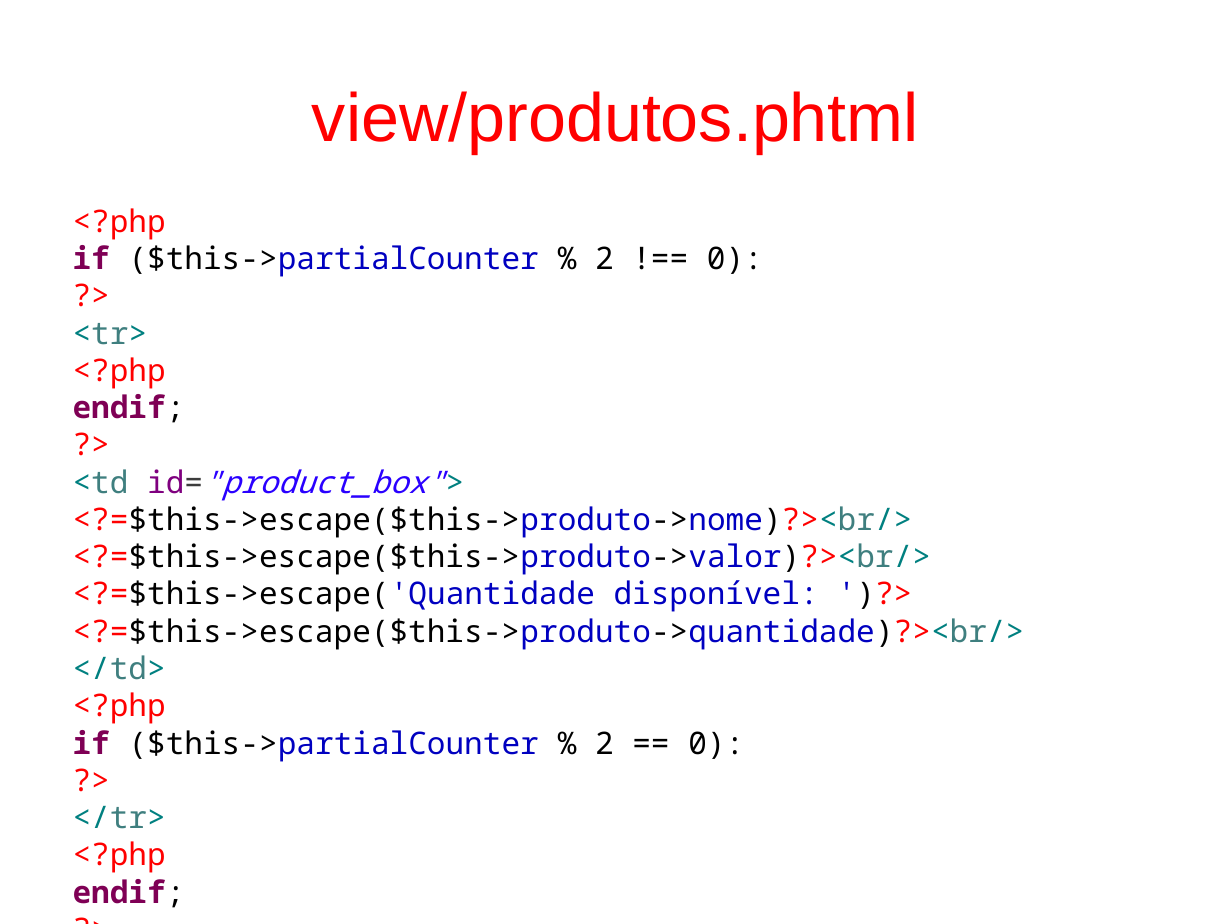
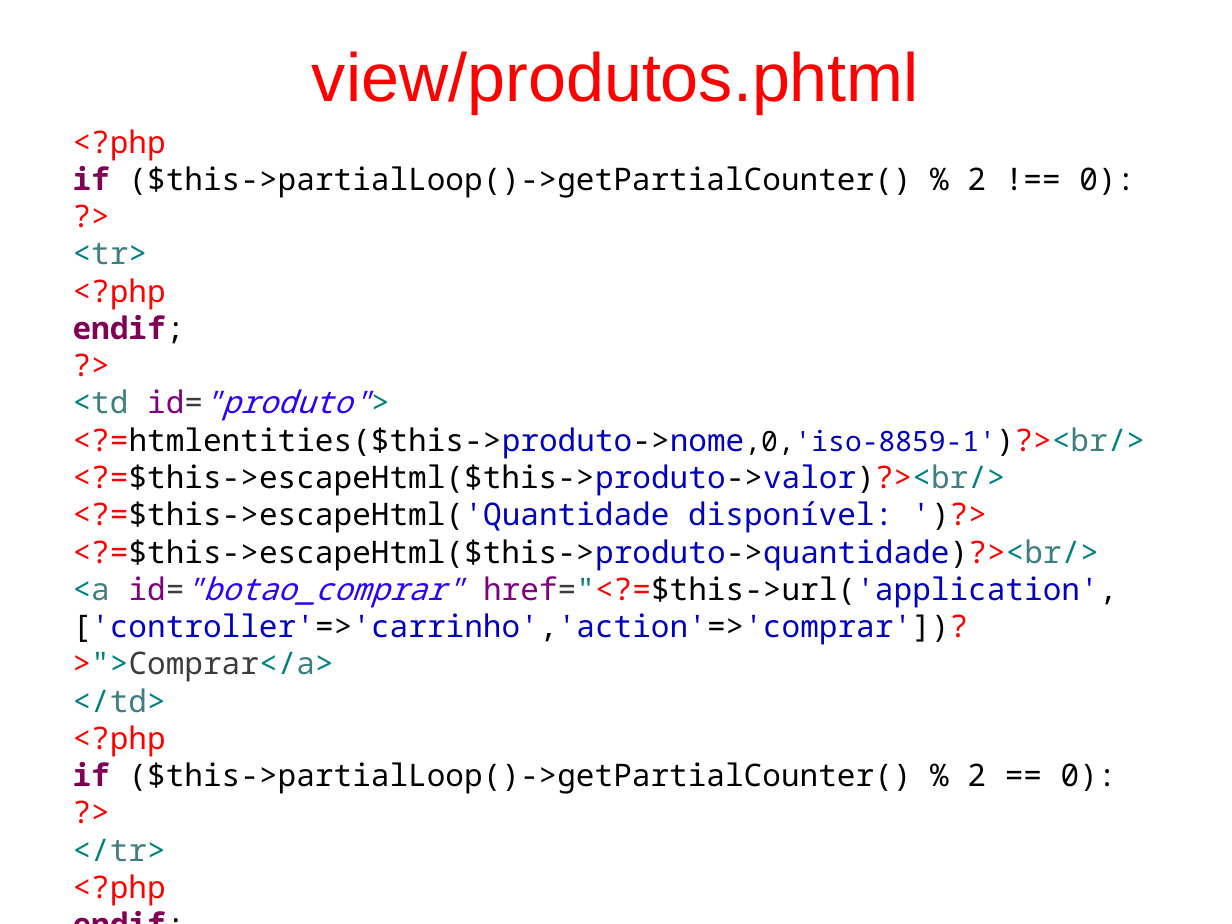
Before and after one commit to fgsl/lojasacme, a slide deck: slide 61 of docs/tutorial.odp (slide 60 before the commit). Drawn at 1232x924 pixels with LibreOffice and Linux fonts; fonts in the diff are those of the drawing. Boxes give left, top, right and bottom in pixels: in the first picture for what was removed or moved away, otherwise in the second. Text is boxed around its words. In the diff, an @@ line names an element or a change of style, - is before the commit and + after.

```diff
--- a/docs/tutorial.odp
+++ b/docs/tutorial.odp
@@ title "view/produtos.phtml" moved from (x1=312, y1=91, x2=919, y2=153) to (x1=312, y1=51, x2=919, y2=114) @@
@@ text "<?php" moved from (x1=73, y1=208, x2=1025, y2=908) to (x1=73, y1=129, x2=1145, y2=906) @@
@@ text at (x1=73, y1=166, x2=1135, y2=198): text changed @@
-if ($this->partialCounter % 2 !== 0):
+if ($this->partialLoop()->getPartialCounter() % 2 !== 0):
@@ text at (x1=73, y1=389, x2=1145, y2=682): text changed; text colour #000000 to #0000C0 @@
-<td id="product_box">
-<?=$this->escape($this->produto->nome)?><br/>
-<?=$this->escape($this->produto->valor)?><br/>
-<?=$this->escape('Quantidade disponível: ')?>
-<?=$this->escape($this->produto->quantidade)?><br/>
+<td id="produto">
+<?=htmlentities($this->produto->nome,0,'iso-8859-1')?><br/>
+<?=$this->escapeHtml($this->produto->valor)?><br/>
+<?=$this->escapeHtml('Quantidade disponível: ')?>
+<?=$this->escapeHtml($this->produto->quantidade)?><br/>
+<a id="botao_comprar" href="<?=$this->url('application',['controller'=>'carrinho','action'=>'comprar'])?>">Comprar</a>
@@ text at (x1=73, y1=762, x2=1117, y2=794): text changed @@
-if ($this->partialCounter % 2 == 0):
+if ($this->partialLoop()->getPartialCounter() % 2 == 0):
```
Also in this commit, not shown: 9 other slides changed, 3 slides added, 2 slides removed, 4 other files.
